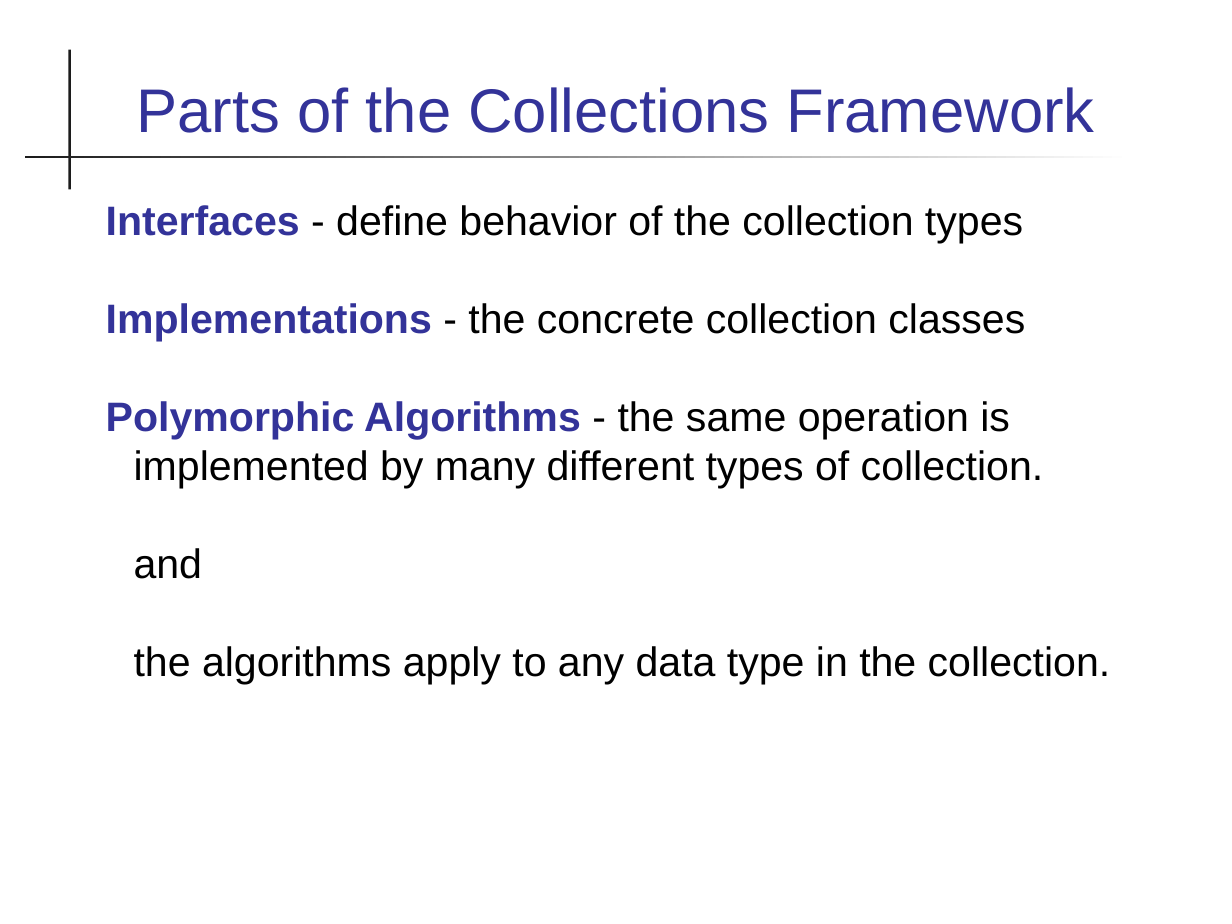
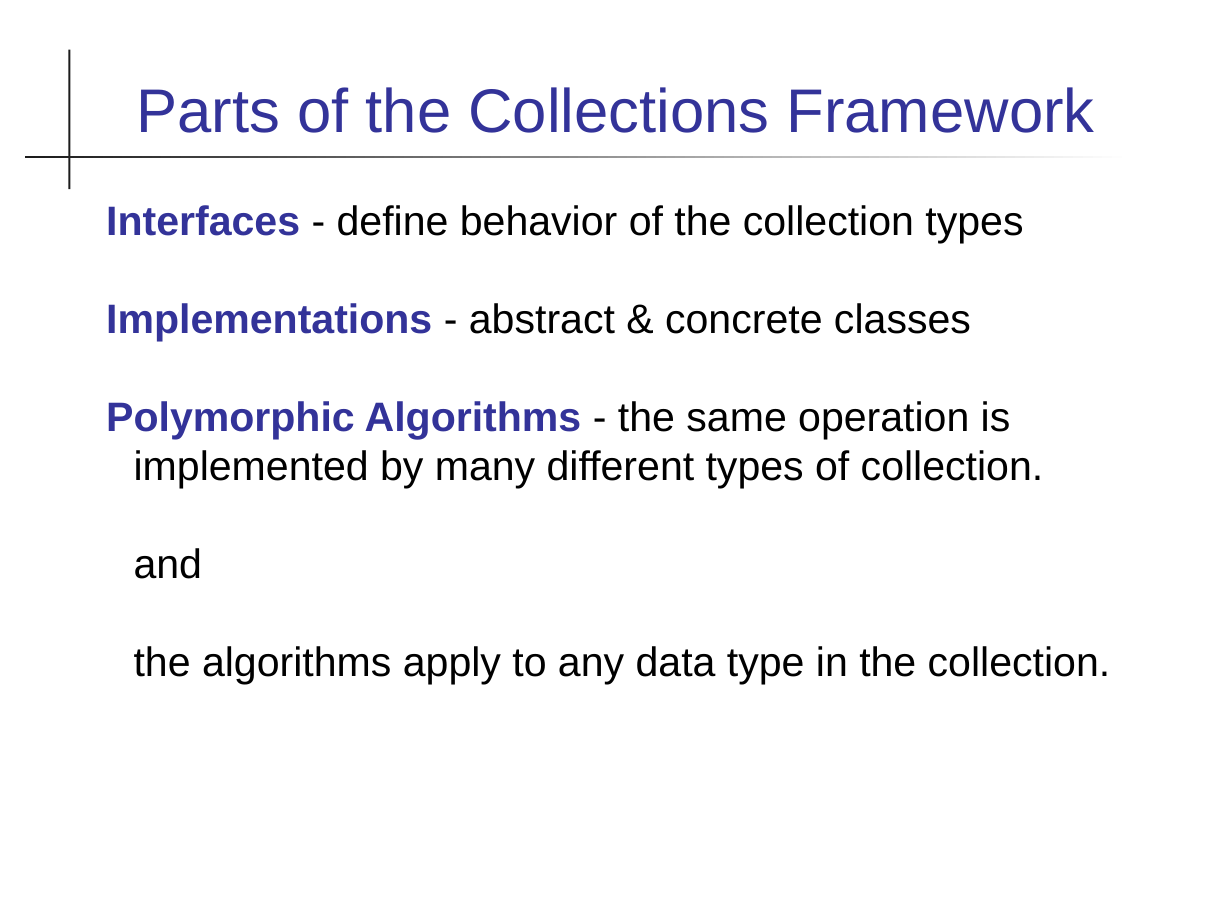
Before and after one commit to skeoop/skeoop.github.io, a slide deck: slide 21 of collections/Collections.ppt (slide 34 before the commit). Drawn at 1232x924 pixels with LibreOffice and Linux fonts; fonts in the diff are those of the drawing. Boxes give left, top, right and bottom in pixels: in the first picture for what was removed or moved away, otherwise in the second. Text is boxed around its words. In the diff, an @@ line names an element or a change of style, - is before the commit and + after.

Commit message:
revise material on collections and iterators

```diff
--- a/collections/Collections.ppt
+++ b/collections/Collections.ppt
@@ text at (x1=106, y1=205, x2=1111, y2=684): indent changed @@
@@ text at (x1=106, y1=303, x2=971, y2=342): text changed @@
-Implementations - the concrete collection classes
+Implementations - abstract & concrete classes
```
Also in this commit, not shown: 17 other slides changed, 7 slides removed, 9 other files.
